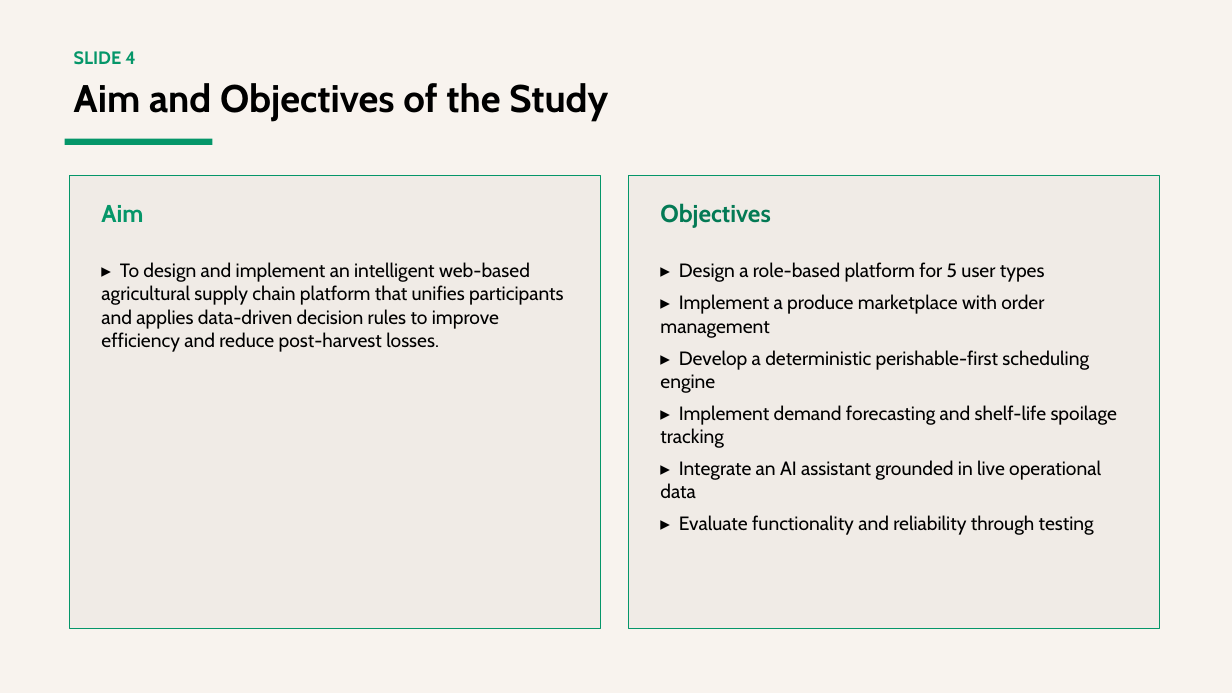
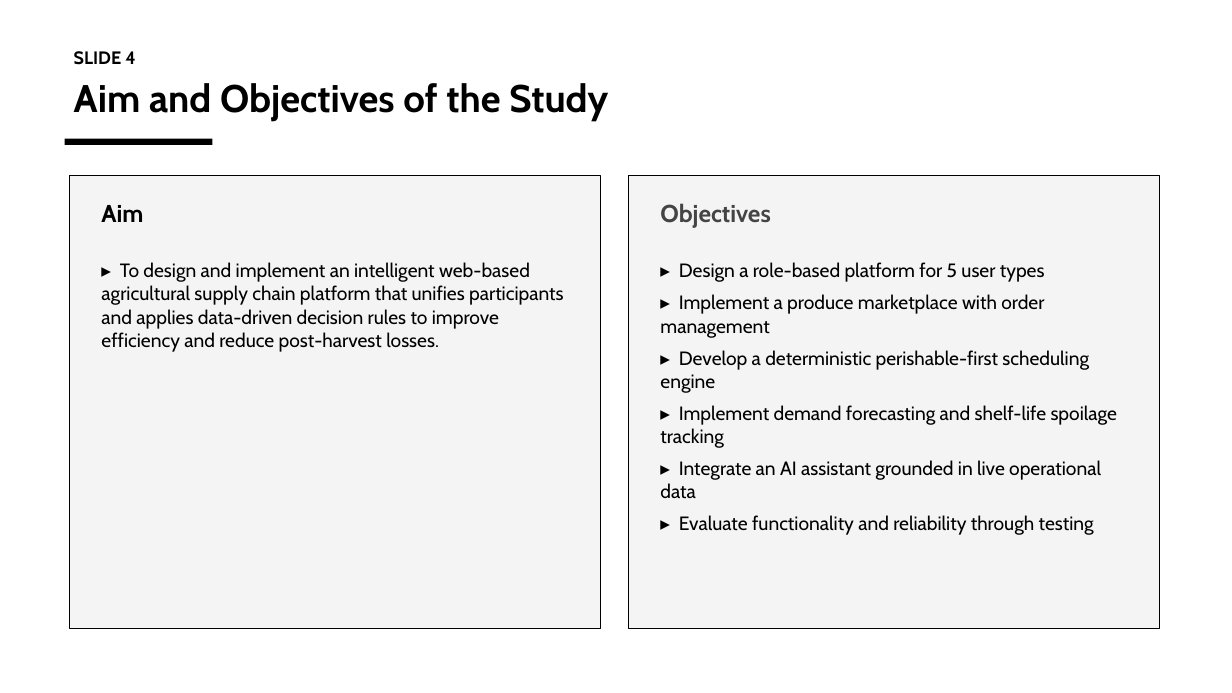
Before and after one commit to charlesfame33-web/IDS, a slide deck: slide 4 of AgriFlow_AI_Defence_Slides.pptx. Drawn at 1232x693 pixels with LibreOffice and Linux fonts; fonts in the diff are those of the drawing. Boxes give left, top, right and bottom in pixels: in the first picture for what was removed or moved away, otherwise in the second. Text is boxed around its words. In the diff, an @@ line names an element or a change of style, - is before the commit and + after.

Commit message:
Revert "feat: agriflow screenshots, plain + illustrated report and slides (warm cream/green theme)"
This reverts commit b0fa636db4dd0aa6fc2c715cab9d3381859b68fb.

```diff
--- a/AgriFlow_AI_Defence_Slides.pptx
+++ b/AgriFlow_AI_Defence_Slides.pptx
@@ background #F8F3EE to #FFFFFF @@
@@ text "SLIDE 4" at (74, 51, 135, 65): text colour #059669 to #000000 @@
@@ rectangle at (65, 139, 213, 145): fill #059669 to #000000 @@
@@ rectangle at (69, 176, 601, 628): fill #F0EBE6 to #F4F4F4; outline #059669 1 pt to #000000 1 pt @@
@@ rectangle at (628, 176, 1160, 628): fill #F0EBE6 to #F4F4F4; outline #059669 1 pt to #000000 1 pt @@
@@ text "Aim" at (101, 205, 143, 222): text colour #059669 to #000000 @@
@@ text "Objectives" at (660, 203, 770, 228): text colour #047A55 to #444444 @@
```
Also in this commit, not shown: 11 other slides changed, 20 other files.
